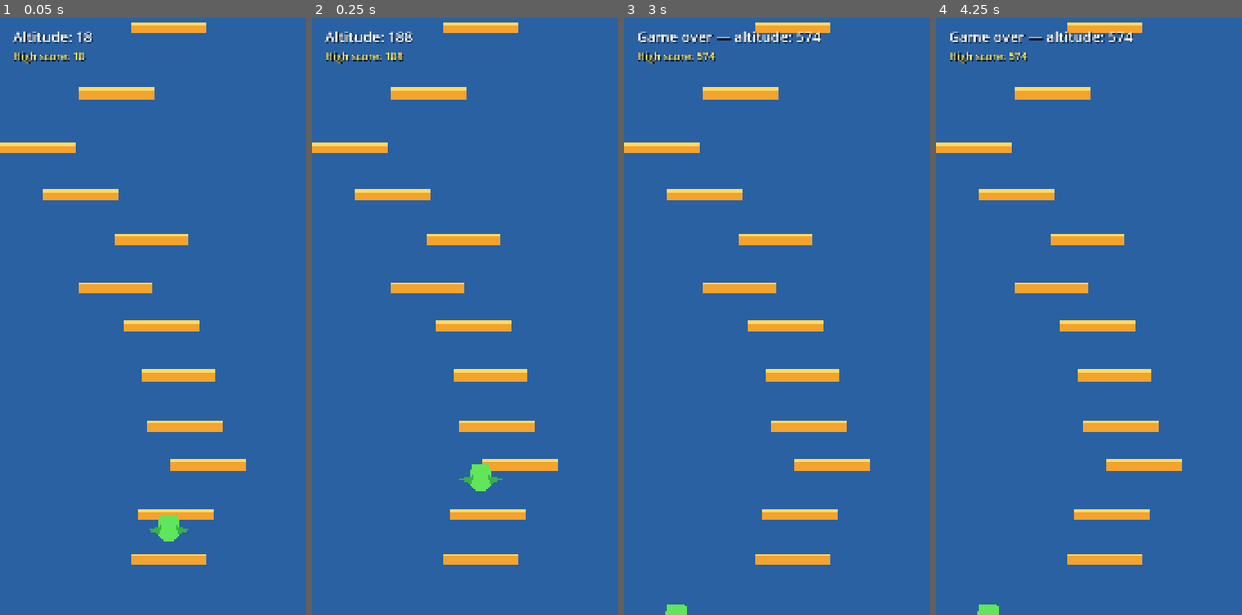
Above: before the commit, frames 1-4 (left to right).
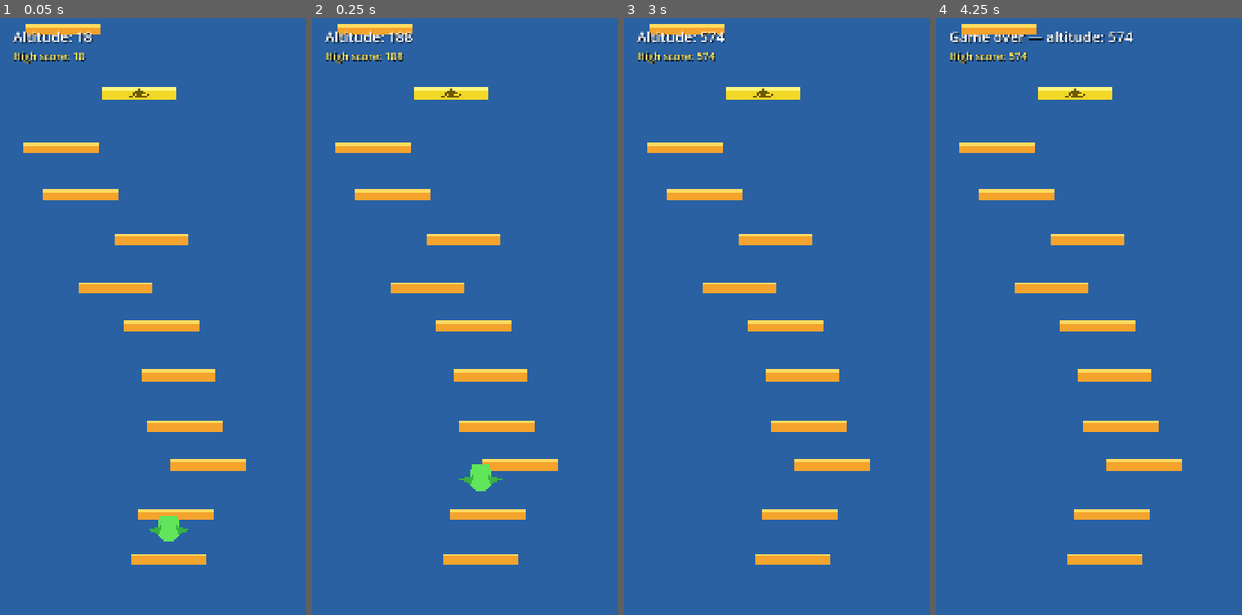
Above: after the commit, the same moments.

Repository: bugrackm/Dragon-Jump
Game: Godot game, scene res://scenes/Main.tscn
The game is run twice, just before and just after one commit, with the same random seed, the same clock (stepped at 60 frames per second) and the same inputs.
Inputs (mouse positions are in pixels of both pictures, inside the frame that each line leads up to):
- Up to frame 1 (0.05 s): no input
- Up to frame 2 (0.25 s): no input
- Up to frame 3 (3 s): move the mouse to (865, 286) at 0.52 s; hold Right (ui_right) 0.53-1.25 s; click (865, 286) at 0.67 s; drag from (724, 346) to (777, 435) at 1.27 s; move the mouse to (825, 185) at 2.02 s; hold Left (ui_left) 2.03-2.75 s; drag from (777, 435) to (691, 226) at 2.77 s
- Up to frame 4 (4.25 s): tap Enter at 3.5 s; move the mouse to (1205, 406) at 3.52 s; hold Right (ui_right) from 3.53 s (still down)

The runs differ from the first frame. In frame 1, 1.8% of the frame differs, in the area x 0-68%, y 0-23%; in frame 2, 1.8%; in frame 3, 2.6%, in the area x 0-68%, y 0-100%; in frame 4, 1.9%.

Commit message:
feat: M2a platform types — moving, breakable, disappearing, spring
- 4 new platform types with distinct visuals and mechanics
- MovingPlatform: AnimatableBody2D, sync_to_physics, sinusoidal horizontal
- BreakablePlatform: 0.4s timer → break animation → queue_free
- DisappearingPlatform: 1.2s timer + pulse → fade → queue_free
- SpringPlatform: 1.65x jump velocity boost on landing
- PlatformManager: weighted type selection (static 50%, moving 15%,
  breakable 12%, disappearing 10%, spring 13%)
- Reachability: moving platform travel range subtracted from horizontal gap
- No consecutive non-static platforms, first 10 always static
- Crash fix: typed array erase → rebuild pattern in _free_platforms_below_camera
- Gap reduction after breakable/disappearing (gap_max_factor 0.65)
- Death line tightened to 0.35 screen below camera center
- Player.gd: descend-only floor contact dispatch to platform on_player_landed

Diff:
--- a/project.godot
+++ b/project.godot
@@ -1,5 +1,10 @@
 ; Engine configuration file.
-; Edit through the Godot editor when possible.
+; It's best edited using the editor UI and not directly,
+; since the parameters that go here are not all obvious.
+;
+; Format:
+;   [section] ; section goes between []
+;   param=value ; assign values to parameters
 
 config_version=5
 
@@ -7,6 +12,7 @@
 
 config/name="Dragon Jump"
 run/main_scene="res://scenes/Main.tscn"
+config/features=PackedStringArray("4.7")
 
 [display]
 
--- a/scenes/Main.tscn
+++ b/scenes/Main.tscn
@@ -7,6 +7,10 @@
 [ext_resource type="PackedScene" path="res://scenes/Player.tscn" id="5_player"]
 [ext_resource type="PackedScene" path="res://scenes/Platform.tscn" id="6_platform"]
 [ext_resource type="PackedScene" path="res://scenes/HUD.tscn" id="7_hud"]
+[ext_resource type="PackedScene" path="res://scenes/platforms/MovingPlatform.tscn" id="8_moving"]
+[ext_resource type="PackedScene" path="res://scenes/platforms/BreakablePlatform.tscn" id="9_breakable"]
+[ext_resource type="PackedScene" path="res://scenes/platforms/DisappearingPlatform.tscn" id="10_disappearing"]
+[ext_resource type="PackedScene" path="res://scenes/platforms/SpringPlatform.tscn" id="11_spring"]
 
 [node name="Main" type="Node2D"]
 script = ExtResource("1_main")
@@ -22,6 +26,10 @@
 [node name="PlatformManager" type="Node2D" parent="World"]
 script = ExtResource("4_manager")
 platform_scene = ExtResource("6_platform")
+moving_platform_scene = ExtResource("8_moving")
+breakable_platform_scene = ExtResource("9_breakable")
+disappearing_platform_scene = ExtResource("10_disappearing")
+spring_platform_scene = ExtResource("11_spring")
 
 [node name="Player" parent="World" instance=ExtResource("5_player")]
 position = Vector2(540, 1678)
--- /dev/null
+++ b/scenes/platforms/BreakablePlatform.tscn
@@ -0,0 +1,39 @@
+[gd_scene load_steps=3 format=3]
+
+[ext_resource type="Script" path="res://scripts/platforms/BreakablePlatform.gd" id="1_breakable"]
+
+[sub_resource type="RectangleShape2D" id="RectangleShape2D_platform"]
+size = Vector2(240, 36)
+
+[node name="BreakablePlatform" type="StaticBody2D"]
+collision_layer = 2
+collision_mask = 1
+script = ExtResource("1_breakable")
+
+[node name="Visual" type="Node2D" parent="."]
+
+[node name="Surface" type="Polygon2D" parent="Visual"]
+polygon = PackedVector2Array(-120, -18, 120, -18, 120, 18, -120, 18)
+color = Color(0.8, 0.25, 0.2, 1)
+
+[node name="TopHighlight" type="Polygon2D" parent="Visual"]
+polygon = PackedVector2Array(-120, -18, 120, -18, 120, -8, -120, -8)
+color = Color(0.96, 0.45, 0.35, 1)
+
+[node name="CrackLeft" type="Line2D" parent="Visual"]
+points = PackedVector2Array(-52, -16, -42, -3, -50, 8, -38, 17)
+width = 5.0
+default_color = Color(0.35, 0.08, 0.07, 1)
+
+[node name="CrackRight" type="Line2D" parent="Visual"]
+points = PackedVector2Array(44, -16, 34, -4, 43, 5, 32, 17)
+width = 5.0
+default_color = Color(0.35, 0.08, 0.07, 1)
+
+[node name="CollisionShape2D" type="CollisionShape2D" parent="."]
+shape = SubResource("RectangleShape2D_platform")
+one_way_collision = true
+one_way_collision_margin = 12.0
+
+[node name="BreakTimer" type="Timer" parent="."]
+one_shot = true
--- /dev/null
+++ b/scenes/platforms/DisappearingPlatform.tscn
@@ -0,0 +1,33 @@
+[gd_scene load_steps=3 format=3]
+
+[ext_resource type="Script" path="res://scripts/platforms/DisappearingPlatform.gd" id="1_disappearing"]
+
+[sub_resource type="RectangleShape2D" id="RectangleShape2D_platform"]
+size = Vector2(240, 36)
+
+[node name="DisappearingPlatform" type="StaticBody2D"]
+collision_layer = 2
+collision_mask = 1
+script = ExtResource("1_disappearing")
+
+[node name="Visual" type="Node2D" parent="."]
+
+[node name="Surface" type="Polygon2D" parent="Visual"]
+polygon = PackedVector2Array(-120, -18, 120, -18, 120, 18, -120, 18)
+color = Color(0.7, 0.3, 0.8, 1)
+
+[node name="TopHighlight" type="Polygon2D" parent="Visual"]
+polygon = PackedVector2Array(-120, -18, 120, -18, 120, -8, -120, -8)
+color = Color(0.9, 0.55, 1, 1)
+
+[node name="Hourglass" type="Polygon2D" parent="Visual"]
+polygon = PackedVector2Array(-18, -12, 18, -12, 8, -2, 8, 2, 18, 12, -18, 12, -8, 2, -8, -2)
+color = Color(0.34, 0.1, 0.45, 1)
+
+[node name="CollisionShape2D" type="CollisionShape2D" parent="."]
+shape = SubResource("RectangleShape2D_platform")
+one_way_collision = true
+one_way_collision_margin = 12.0
+
+[node name="DisappearTimer" type="Timer" parent="."]
+one_shot = true
--- /dev/null
+++ b/scenes/platforms/MovingPlatform.tscn
@@ -0,0 +1,29 @@
+[gd_scene load_steps=3 format=3]
+
+[ext_resource type="Script" path="res://scripts/platforms/MovingPlatform.gd" id="1_moving"]
+
+[sub_resource type="RectangleShape2D" id="RectangleShape2D_platform"]
+size = Vector2(240, 36)
+
+[node name="MovingPlatform" type="AnimatableBody2D"]
+collision_layer = 2
+collision_mask = 1
+sync_to_physics = true
+script = ExtResource("1_moving")
+
+[node name="Surface" type="Polygon2D" parent="."]
+polygon = PackedVector2Array(-120, -18, 120, -18, 120, 18, -120, 18)
+color = Color(0.3, 0.6, 0.9, 1)
+
+[node name="TopHighlight" type="Polygon2D" parent="."]
+polygon = PackedVector2Array(-120, -18, 120, -18, 120, -8, -120, -8)
+color = Color(0.55, 0.82, 1, 1)
+
+[node name="DirectionMark" type="Polygon2D" parent="."]
+polygon = PackedVector2Array(-42, 3, -28, -8, -28, -2, 28, -2, 28, -8, 42, 3, 28, 14, 28, 8, -28, 8, -28, 14)
+color = Color(0.12, 0.35, 0.62, 1)
+
+[node name="CollisionShape2D" type="CollisionShape2D" parent="."]
+shape = SubResource("RectangleShape2D_platform")
+one_way_collision = true
+one_way_collision_margin = 12.0
--- /dev/null
+++ b/scenes/platforms/SpringPlatform.tscn
@@ -0,0 +1,33 @@
+[gd_scene load_steps=3 format=3]
+
+[ext_resource type="Script" path="res://scripts/platforms/SpringPlatform.gd" id="1_spring"]
+
+[sub_resource type="RectangleShape2D" id="RectangleShape2D_platform"]
+size = Vector2(240, 36)
+
+[node name="SpringPlatform" type="StaticBody2D"]
+collision_layer = 2
+collision_mask = 1
+script = ExtResource("1_spring")
+
+[node name="Surface" type="Polygon2D" parent="."]
+polygon = PackedVector2Array(-120, -18, 120, -18, 120, 18, -120, 18)
+color = Color(0.95, 0.85, 0.15, 1)
+
+[node name="TopHighlight" type="Polygon2D" parent="."]
+polygon = PackedVector2Array(-120, -18, 120, -18, 120, -8, -120, -8)
+color = Color(1, 0.97, 0.5, 1)
+
+[node name="SpringCoil" type="Line2D" parent="."]
+points = PackedVector2Array(-30, 14, -18, 7, -6, 14, 6, 7, 18, 14, 30, 7)
+width = 5.0
+default_color = Color(0.42, 0.35, 0.04, 1)
+
+[node name="UpArrow" type="Polygon2D" parent="."]
+polygon = PackedVector2Array(0, -15, 24, 2, 10, 2, 10, 12, -10, 12, -10, 2, -24, 2)
+color = Color(0.42, 0.35, 0.04, 1)
+
+[node name="CollisionShape2D" type="CollisionShape2D" parent="."]
+shape = SubResource("RectangleShape2D_platform")
+one_way_collision = true
+one_way_collision_margin = 12.0
--- a/scripts/Main.gd
+++ b/scripts/Main.gd
@@ -42,7 +42,11 @@
 	platform_manager.update_for_camera(camera.position.y)
 
 	var camera_bottom := camera.position.y + get_viewport_rect().size.y * 0.5
-	if player.global_position.y > camera_bottom:
+	# Tighter death line: 35% of screen below camera center.
+	# This prevents the player from getting stuck on a low platform after
+	# falling through a breakable/disappearing platform.
+	var death_line := camera_bottom + get_viewport_rect().size.y * 0.35
+	if player.global_position.y > death_line:
 		run_session.end_run()
 
 
--- a/scripts/PlatformManager.gd
+++ b/scripts/PlatformManager.gd
@@ -3,6 +3,10 @@
 ## Deterministically builds a reachable chain of one-way platforms above the player.
 
 @export var platform_scene: PackedScene
+@export var moving_platform_scene: PackedScene
+@export var breakable_platform_scene: PackedScene
+@export var disappearing_platform_scene: PackedScene
+@export var spring_platform_scene: PackedScene
 
 const SCREEN_WIDTH := 1080.0
 const SCREEN_HEIGHT := 1920.0
@@ -12,10 +16,22 @@
 const TOP_SPAWN_BUFFER := 600.0
 const BOTTOM_FREE_BUFFER := 300.0
 const SAFE_PLATFORM_COUNT := 10
+const MOVING_RANGE_MIN := 80.0
+const MOVING_RANGE_MAX := 200.0
+const MOVING_SPEED_MIN := 60.0
+const MOVING_SPEED_MAX := 120.0
+
+const PLATFORM_TYPE_STATIC := &"static"
+const PLATFORM_TYPE_MOVING := &"moving"
+const PLATFORM_TYPE_BREAKABLE := &"breakable"
+const PLATFORM_TYPE_DISAPPEARING := &"disappearing"
+const PLATFORM_TYPE_SPRING := &"spring"
 
 var _rng: RandomNumberGenerator
-var _platforms: Array[StaticBody2D] = []
+var _platforms: Array[Node2D] = []
 var _highest_platform_position := Vector2.ZERO
+var _highest_platform_travel_half_width := 0.0
+var _last_platform_type := PLATFORM_TYPE_STATIC
 var _spawned_count := 0
 var _jump_velocity := -1150.0
 var _gravity := 2400.0
@@ -38,9 +54,11 @@
 	_move_speed = move_speed
 	_jump_height = (_jump_velocity * _jump_velocity) / (2.0 * _gravity)
 	_highest_platform_position = start_platform_position
+	_highest_platform_travel_half_width = 0.0
+	_last_platform_type = PLATFORM_TYPE_STATIC
 	_spawned_count = 0
 
-	_spawn_platform(start_platform_position)
+	_spawn_platform(start_platform_position, PLATFORM_TYPE_STATIC)
 	_fill_above_camera()
 	_initialized = true
 
@@ -64,7 +82,12 @@
 	var max_vertical_gap := _jump_height * 0.8
 	var safe_region := _spawned_count < SAFE_PLATFORM_COUNT
 	var gap_min_factor := 0.55 if safe_region else 0.62
+	# Non-static platforms (breakable, disappearing) are hazards the player
+	# can fall through. Reduce the vertical gap after them so the next static
+	# platform is always comfortably within reach even if the player drops.
 	var gap_max_factor := 0.76 if safe_region else 1.0
+	if _last_platform_type in [PLATFORM_TYPE_BREAKABLE, PLATFORM_TYPE_DISAPPEARING]:
+		gap_max_factor = 0.65
 	var vertical_gap := _rng.randf_range(
 		max_vertical_gap * gap_min_factor,
 		max_vertical_gap * gap_max_factor
@@ -84,32 +107,99 @@
 		physical_horizontal_reach * safety_factor
 	)
 
-	var horizontal_offset := _rng.randf_range(
-		-reachable_horizontal_gap,
+	var platform_type := _select_platform_type()
+	var moving_range := 0.0
+	var moving_speed := 0.0
+	var next_travel_half_width := 0.0
+	if platform_type == PLATFORM_TYPE_MOVING:
+		moving_range = _rng.randf_range(MOVING_RANGE_MIN, MOVING_RANGE_MAX)
+		moving_speed = _rng.randf_range(MOVING_SPEED_MIN, MOVING_SPEED_MAX)
+		next_travel_half_width = moving_range * 0.5
+
+	# Both travel envelopes count against the landing budget. This makes even the
+	# farthest opposing points of two adjacent platforms reachable.
+	var center_offset_limit := maxf(
+		0.0,
 		reachable_horizontal_gap
-	)
-	var next_x := clampf(
-		_highest_platform_position.x + horizontal_offset,
-		MIN_PLATFORM_CENTER_X,
-		MAX_PLATFORM_CENTER_X
-	)
+			- _highest_platform_travel_half_width
+			- next_travel_half_width
+	)
+	var screen_min_x := MIN_PLATFORM_CENTER_X + next_travel_half_width
+	var screen_max_x := MAX_PLATFORM_CENTER_X - next_travel_half_width
+	var reachable_min_x := maxf(
+		screen_min_x,
+		_highest_platform_position.x - center_offset_limit
+	)
+	var reachable_max_x := minf(
+		screen_max_x,
+		_highest_platform_position.x + center_offset_limit
+	)
+	var next_x := _rng.randf_range(reachable_min_x, reachable_max_x)
 	var next_position := Vector2(next_x, _highest_platform_position.y - vertical_gap)
 
-	_spawn_platform(next_position)
+	_spawn_platform(next_position, platform_type, moving_range, moving_speed)
 	_highest_platform_position = next_position
-
-
-func _spawn_platform(spawn_position: Vector2) -> void:
-	var platform := platform_scene.instantiate() as StaticBody2D
+	_highest_platform_travel_half_width = next_travel_half_width
+	_last_platform_type = platform_type
+
+
+func _select_platform_type() -> StringName:
+	if _spawned_count < SAFE_PLATFORM_COUNT:
+		return PLATFORM_TYPE_STATIC
+	if _last_platform_type != PLATFORM_TYPE_STATIC:
+		return PLATFORM_TYPE_STATIC
+
+	var roll := _rng.randf()
+	if roll < 0.50:
+		return PLATFORM_TYPE_STATIC
+	if roll < 0.65:
+		return PLATFORM_TYPE_MOVING
+	if roll < 0.77:
+		return PLATFORM_TYPE_BREAKABLE
+	if roll < 0.87:
+		return PLATFORM_TYPE_DISAPPEARING
+	return PLATFORM_TYPE_SPRING
+
+
+func _spawn_platform(
+		spawn_position: Vector2,
+		platform_type: StringName,
+		moving_range := 0.0,
+		moving_speed := 0.0
+) -> void:
+	var selected_scene := _get_platform_scene(platform_type)
+	var platform := selected_scene.instantiate() as Node2D
 	platform.position = spawn_position
+	platform.set_meta("platform_type", platform_type)
+	if platform_type == PLATFORM_TYPE_MOVING:
+		platform.call("configure_movement", moving_range, moving_speed)
 	add_child(platform)
 	_platforms.append(platform)
 	_spawned_count += 1
 
 
+func _get_platform_scene(platform_type: StringName) -> PackedScene:
+	match platform_type:
+		PLATFORM_TYPE_MOVING:
+			return moving_platform_scene
+		PLATFORM_TYPE_BREAKABLE:
+			return breakable_platform_scene
+		PLATFORM_TYPE_DISAPPEARING:
+			return disappearing_platform_scene
+		PLATFORM_TYPE_SPRING:
+			return spring_platform_scene
+		_:
+			return platform_scene
+
+
 func _free_platforms_below_camera() -> void:
 	var free_line := _camera_y + SCREEN_HEIGHT * 0.5 + BOTTOM_FREE_BUFFER
-	for platform in _platforms.duplicate():
-		if is_instance_valid(platform) and platform.position.y > free_line:
-			_platforms.erase(platform)
+	var survivors: Array[Node2D] = []
+	for platform in _platforms:
+		if not is_instance_valid(platform):
+			continue
+		if platform.position.y > free_line:
 			platform.queue_free()
+		else:
+			survivors.append(platform)
+	_platforms = survivors
--- a/scripts/Player.gd
+++ b/scripts/Player.gd
@@ -33,12 +33,13 @@
 	var horizontal_input := clampf(keyboard_direction + _touch_direction, -1.0, 1.0)
 	velocity.x = horizontal_input * MOVE_SPEED
 	velocity.y += GRAVITY * delta
+	var was_descending := velocity.y >= 0.0
 
 	move_and_slide()
 
 	# One-way platform contacts become floors only while the player is descending.
-	if is_on_floor():
-		velocity.y = JUMP_VELOCITY
+	if was_descending and is_on_floor():
+		_apply_platform_landing()
 
 	_wrap_around_screen()
 
@@ -76,6 +77,21 @@
 	return (JUMP_VELOCITY * JUMP_VELOCITY) / (2.0 * GRAVITY)
 
 
+func _apply_platform_landing() -> void:
+	for collision_index in get_slide_collision_count():
+		var collision := get_slide_collision(collision_index)
+		if collision.get_normal().y < -0.5:
+			var platform := collision.get_collider()
+			if platform and platform.has_method("on_player_landed"):
+				platform.call("on_player_landed", self)
+			break
+
+	# Spring platforms set a negative velocity above. Every other landing keeps
+	# the original M1 automatic jump unchanged.
+	if velocity.y >= 0.0:
+		velocity.y = JUMP_VELOCITY
+
+
 func _wrap_around_screen() -> void:
 	if global_position.x < 0.0:
 		global_position.x = _screen_width
--- /dev/null
+++ b/scripts/platforms/BreakablePlatform.gd
@@ -0,0 +1,32 @@
+extends StaticBody2D
+
+## Allows one normal bounce, then breaks shortly after a top-side landing.
+
+const BREAK_DELAY := 0.4
+const BREAK_ANIMATION_DURATION := 0.1
+
+var _triggered := false
+
+@onready var _collision_shape: CollisionShape2D = $CollisionShape2D
+@onready var _visual: Node2D = $Visual
+@onready var _break_timer: Timer = $BreakTimer
+
+
+func _ready() -> void:
+	_break_timer.wait_time = BREAK_DELAY
+	_break_timer.timeout.connect(_break)
+
+
+func on_player_landed(_player: CharacterBody2D) -> void:
+	if _triggered:
+		return
+	_triggered = true
+	_break_timer.start()
+
+
+func _break() -> void:
+	_collision_shape.set_deferred("disabled", true)
+	var tween := create_tween()
+	tween.tween_property(_visual, "scale", Vector2.ZERO, BREAK_ANIMATION_DURATION)
+	await tween.finished
+	queue_free()
--- /dev/null
+++ b/scripts/platforms/DisappearingPlatform.gd
@@ -0,0 +1,38 @@
+extends StaticBody2D
+
+## Remains solid briefly after a top-side landing, then fades away.
+
+const DISAPPEAR_DELAY := 1.2
+const FADE_DURATION := 0.15
+
+var _triggered := false
+var _pulse_tween: Tween
+
+@onready var _collision_shape: CollisionShape2D = $CollisionShape2D
+@onready var _visual: Node2D = $Visual
+@onready var _disappear_timer: Timer = $DisappearTimer
+
+
+func _ready() -> void:
+	_disappear_timer.wait_time = DISAPPEAR_DELAY
+	_disappear_timer.timeout.connect(_disappear)
+
+
+func on_player_landed(_player: CharacterBody2D) -> void:
+	if _triggered:
+		return
+	_triggered = true
+	_disappear_timer.start()
+	_pulse_tween = create_tween().set_loops()
+	_pulse_tween.tween_property(_visual, "modulate:a", 0.55, 0.25)
+	_pulse_tween.tween_property(_visual, "modulate:a", 1.0, 0.25)
+
+
+func _disappear() -> void:
+	_collision_shape.set_deferred("disabled", true)
+	if _pulse_tween:
+		_pulse_tween.kill()
+	var tween := create_tween()
+	tween.tween_property(_visual, "modulate:a", 0.0, FADE_DURATION)
+	await tween.finished
+	queue_free()
--- /dev/null
+++ b/scripts/platforms/MovingPlatform.gd
@@ -0,0 +1,29 @@
+extends AnimatableBody2D
+
+## A deterministic horizontal platform whose motion is synchronized to physics.
+
+@export_range(80.0, 200.0, 1.0) var travel_range := 140.0
+@export_range(60.0, 120.0, 1.0) var travel_speed := 90.0
+
+var _center_position := Vector2.ZERO
+var _elapsed := 0.0
+
+
+func _ready() -> void:
+	_center_position = position
+
+
+func _physics_process(delta: float) -> void:
+	_elapsed += delta
+	var half_range := travel_range * 0.5
+	var angular_speed := travel_speed / half_range
+	position.x = _center_position.x + sin(_elapsed * angular_speed) * half_range
+
+
+func configure_movement(new_travel_range: float, new_travel_speed: float) -> void:
+	travel_range = clampf(new_travel_range, 80.0, 200.0)
+	travel_speed = clampf(new_travel_speed, 60.0, 120.0)
+
+
+func get_travel_half_width() -> float:
+	return travel_range * 0.5
--- /dev/null
+++ b/scripts/platforms/SpringPlatform.gd
@@ -0,0 +1,9 @@
+extends StaticBody2D
+
+## Replaces the normal landing bounce with a stronger upward launch.
+
+const SPRING_MULTIPLIER := 1.65
+
+
+func on_player_landed(player: CharacterBody2D) -> void:
+	player.velocity.y = player.JUMP_VELOCITY * SPRING_MULTIPLIER
Not shown: 1 places in scenes/Main.tscn that only renumber resources
Not shown, added: scripts/platforms/BreakablePlatform.gd.uid
Not shown, added: scripts/platforms/DisappearingPlatform.gd.uid
Not shown, added: scripts/platforms/MovingPlatform.gd.uid
Not shown, added: scripts/platforms/SpringPlatform.gd.uid
